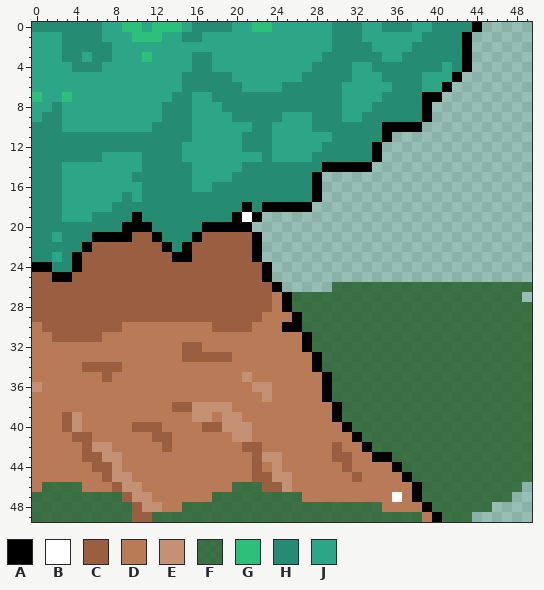
Pixel-art sprite -- images/Trees/tree4.png. Above, as it was before the edit.
The file is 50x50 pixels.
Palette (. is transparent): A #000000  B #ffffff  C #995f40  D #b97a57  E #c59174  F #165017b3  G #2cc07a  H #258b72  J #2da688
Once edited:
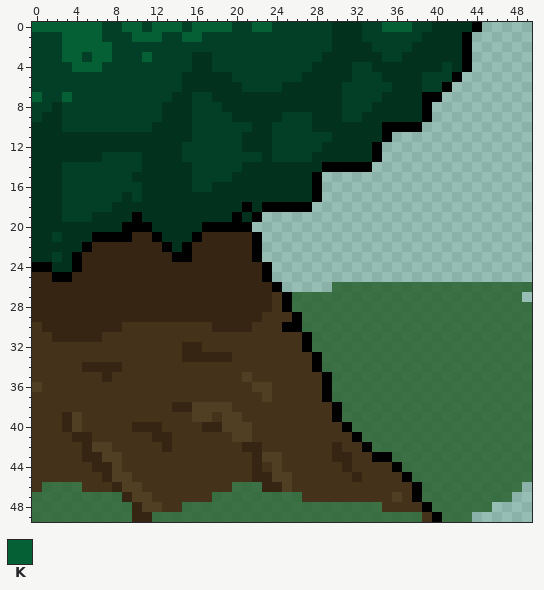
Colours new in this view: K #056035
The commit says: Changed color of tree to match the rest.
Difference:
@@ palette @@
-C #995f40
+C #362513
-D #b97a57
+D #44321b
-E #c59174
+E #513f24
-H #258b72
+H #02311e
-J #2da688
+J #033f27
@@ x 0..49 @@
- 0 HHHHHHHJJGGJGGGJHHHHJJGGJJJJJJHHHJJHHHJJHHHHA.....
- 1 JJJHHHHJJJGGGJJHHJJJJJJJJJJJJJHHHJJJJJJHHHHA......
- 2 JJJHHHHHJJJJJJJJJJJJJJJJJJJJJJHHHHJJJJHHHHHA......
- 3 JJJHHJHHJJJGJJJJHHJJJJJJJJJJJHHHHHHJJHHHHHHA......
- 4 JJJJHHHJJJJJJJJJHHJJJJJJJJJJHHHHJJHHHHHHHJHA......
+ 0 KKKKKKKJJKKJKKKJKKKKJJKKJJJJJJHHHJJKKKJJHHHHA.....
+ 1 JJJKKKKJJJKKKJJKKJJJJJJJJJJJJJHHHJJJJJJHHHHA......
+ 2 JJJKKKKKJJJJJJJJJJJJJJJJJJJJJJHHHHJJJJHHHHHA......
+ 3 JJJKKJKKJJJKJJJJHHJJJJJJJJJJJHHHHHHJJHHHHHHA......
+ 4 JJJJKKKJJJJJJJJJHHJJJJJJJJJJHHHHJJHHHHHHHJHA......
  5 JJJJJJJJJJJJJJJHHHHHJJJJJJJHHHHHJJJHHHHJJJA.......
  6 JJJJJJJJJJJJJJJHHHHHHJJJJHHHHHHJJJJJHHHJJA........
- 7 GJJGJJJJJJJJJJHHJJHHHHHHHHHHHHHJJJJHHHHAA.........
+ 7 KJJKJJJJJJJJJJHHJJHHHHHHHHHHHHHJJJJHHHHAA.........
  8 JJHJJJJJJJJJJHHHJJJHHHHHHHHHHHHJJJHHHHHA..........
@@ x 19..23 @@
 18 HHAHA
-19 HABA.
+19 HAHA.
 20 AAA..
@@ x 34..38 @@
 46 DDDDA
-47 DDBDA
+47 DDEDA
 48 FDDDD
Where, in picture pixels (left, top, right, bottom), the same in both pictures:
changed: (32, 22, 472, 522)
